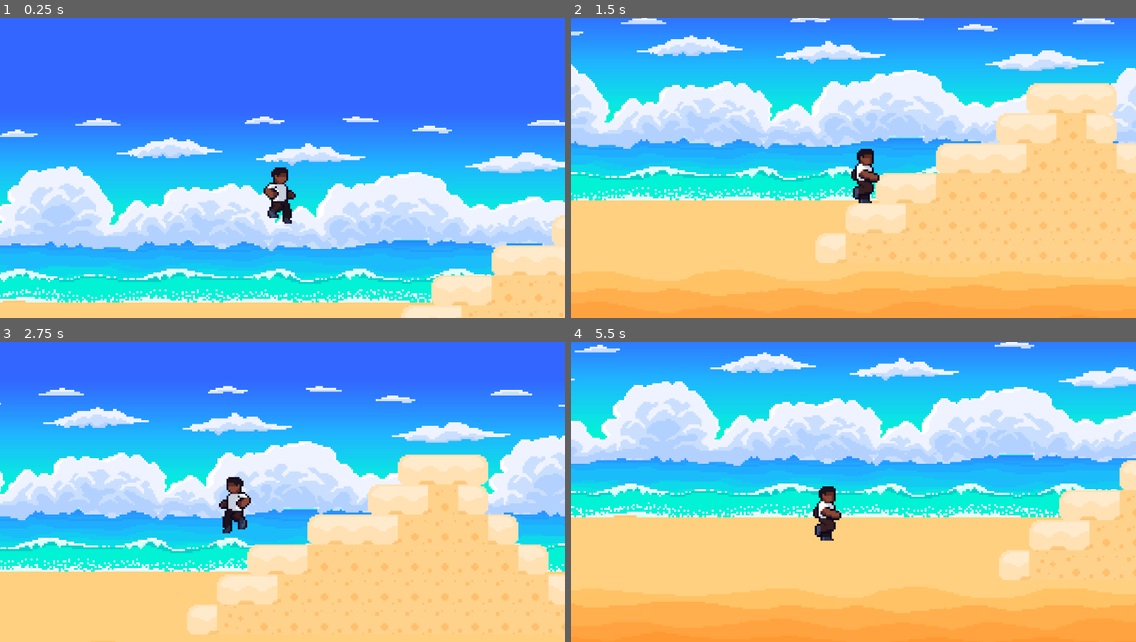
Above: before the commit, frames 1-4 (two rows, left to right).
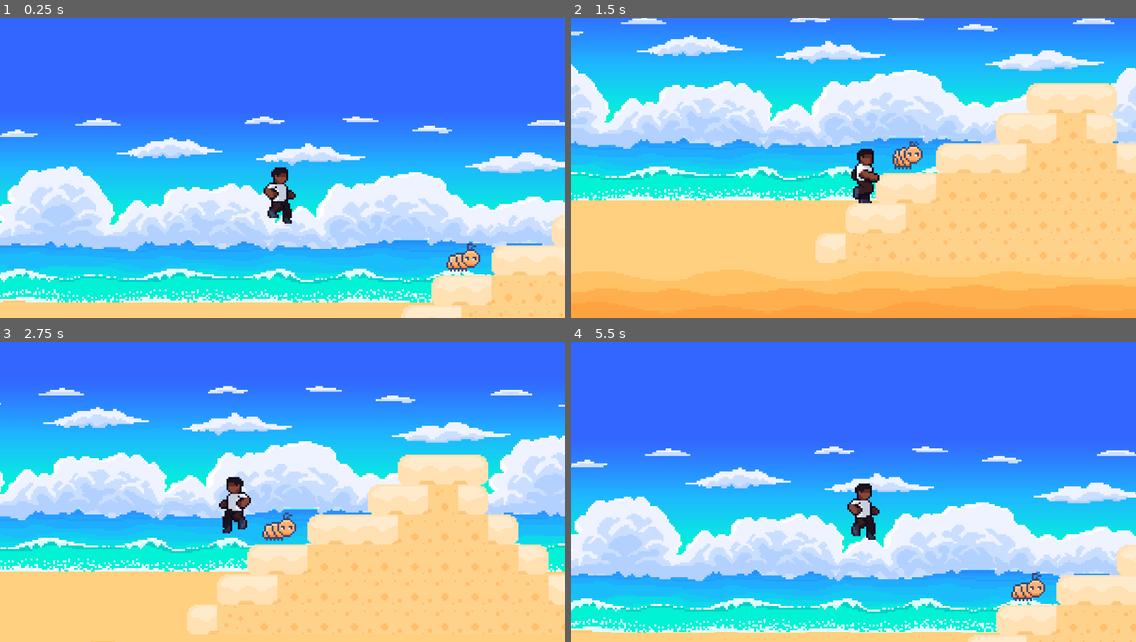
Above: after the commit, the same moments.

Repository: andrewfunston/GameOff2025-Waves
Game: Godot game, scene res://Stages/Test/TestLevel.tscn
Two runs of this game, one before a commit and one after it. Both use one fixed random seed, a clock stepped at 60 frames per second and the inputs below.
Inputs:
- Up to frame 1 (0.25 s): no input
- Up to frame 2 (1.5 s): tap Enter (ui_accept) at 0.5, 0.77 s; hold Right (ui_right) from 0.53 s (still down)
- Up to frame 3 (2.75 s): tap Enter (ui_accept) at 1.52 s; release Right (ui_right) at 2.03 s; hold Left (ui_left) from 2.03 s (still down)
- Up to frame 4 (5.5 s): release Left (ui_left) at 2.78 s; hold Right (ui_right) 2.78-4.28 s; tap Enter (ui_accept) at 3.02, 3.77, 4.52 s; hold Left (ui_left) 4.28-5.03 s; hold Right (ui_right) from 5.03 s (still down)

The runs differ from the first frame. In frame 1, 0.3% of the frame differs, in the area x 79-85%, y 75-85%; in frame 2, 0.3%; in frame 3, 0.3%; in frame 4, 98%, in the area x 0-100%, y 0-100%.

Commit message:
push da changes

Diff:
--- a/the-king-and-his-wave/Entities/Player/Player.tscn
+++ b/the-king-and-his-wave/Entities/Player/Player.tscn
@@ -291,6 +291,5 @@
 autoplay = "idle"
 
 [node name="CollisionShape2D" type="CollisionShape2D" parent="."]
-visible = false
 position = Vector2(-0.5, 3)
 shape = SubResource("RectangleShape2D_ww0jn")
--- a/the-king-and-his-wave/Entities/Player/player.gd
+++ b/the-king-and-his-wave/Entities/Player/player.gd
@@ -18,7 +18,7 @@
 		startFall()
 
 func _physics_process(delta):
-	print(str(velocity) + " " + str(position))
+	#print(str(velocity) + " " + str(position))
 
 	var direction = Input.get_axis("ui_left", "ui_right")
 
--- a/the-king-and-his-wave/Menu/main_menu.tscn
+++ b/the-king-and-his-wave/Menu/main_menu.tscn
@@ -1,10 +1,7 @@
-[gd_scene load_steps=5 format=3 uid="uid://m7xnpvr63vxj"]
+[gd_scene load_steps=4 format=3 uid="uid://m7xnpvr63vxj"]
 
 [ext_resource type="Script" uid="uid://catgv3fuisvvm" path="res://Menu/main_menu.gd" id="1_ci1se"]
-[ext_resource type="Texture2D" uid="uid://de446hqr7brjd" path="res://menu splash.png" id="1_sla5p"]
-
-[sub_resource type="StyleBoxTexture" id="StyleBoxTexture_sla5p"]
-texture = ExtResource("1_sla5p")
+[ext_resource type="Texture2D" uid="uid://hc4q8ft4scty" path="res://Menu/Drawing.jpg" id="2_dtkyu"]
 
 [sub_resource type="StyleBoxFlat" id="StyleBoxFlat_ci1se"]
 bg_color = Color(0.05452867, 0.680871, 0.7171886, 1)
@@ -22,14 +19,16 @@
 grow_vertical = 2
 script = ExtResource("1_ci1se")
 
-[node name="Panel" type="Panel" parent="."]
-layout_mode = 1
-anchors_preset = 15
-anchor_right = 1.0
-anchor_bottom = 1.0
-grow_horizontal = 2
-grow_vertical = 2
-theme_override_styles/panel = SubResource("StyleBoxTexture_sla5p")
+[node name="ColorRect" type="ColorRect" parent="."]
+layout_mode = 0
+offset_right = 298.0
+offset_bottom = 162.0
+
+[node name="Sprite2D" type="Sprite2D" parent="."]
+scale = Vector2(0.12, 0.12)
+texture = ExtResource("2_dtkyu")
+centered = false
+offset = Vector2(151.09, -160)
 
 [node name="VBoxContainer" type="VBoxContainer" parent="."]
 layout_mode = 0
--- a/the-king-and-his-wave/Menu/titlemenu.tscn
+++ /dev/null
@@ -1,42 +0,0 @@
-[gd_scene load_steps=3 format=3 uid="uid://co32pp1wa7odv"]
-
-[ext_resource type="Texture2D" uid="uid://de446hqr7brjd" path="res://menu splash.png" id="1_p8ax7"]
-[ext_resource type="Script" uid="uid://byesncox1obmv" path="res://Menu/titlemenu.gd" id="1_rcpsi"]
-
-[node name="Control" type="Control"]
-layout_mode = 3
-anchors_preset = 15
-anchor_right = 1.0
-anchor_bottom = 1.0
-grow_horizontal = 2
-grow_vertical = 2
-script = ExtResource("1_rcpsi")
-
-[node name="TextureRect" type="TextureRect" parent="."]
-layout_mode = 0
-offset_right = 40.0
-offset_bottom = 40.0
-texture = ExtResource("1_p8ax7")
-
-[node name="CenterContainer" type="CenterContainer" parent="."]
-layout_mode = 0
-offset_left = 789.00006
-offset_top = 314.00003
-offset_right = 881.00006
-offset_bottom = 398.00003
-scale = Vector2(5, 5)
-
-[node name="VBoxContainer" type="VBoxContainer" parent="CenterContainer"]
-layout_mode = 2
-
-[node name="Play" type="Button" parent="CenterContainer/VBoxContainer"]
-unique_name_in_owner = true
-layout_mode = 2
-text = "Play"
-autowrap_trim_flags = 0
-
-[node name="Quit" type="Button" parent="CenterContainer/VBoxContainer"]
-unique_name_in_owner = true
-layout_mode = 2
-text = "Quit"
-autowrap_trim_flags = 0
--- a/the-king-and-his-wave/Scene/killzone.gd
+++ b/the-king-and-his-wave/Scene/killzone.gd
@@ -2,10 +2,9 @@
 
 @onready var timer = $Timer
 
-func _on_body_entered(body) -> void:
+func _on_body_entered(body):
 	print("dead")
 	timer.start()
 
-
 func _on_timer_timeout() -> void:
 	get_tree().reload_current_scene()
--- a/the-king-and-his-wave/Scene/killzone.tscn
+++ b/the-king-and-his-wave/Scene/killzone.tscn
@@ -7,3 +7,6 @@
 script = ExtResource("1_d0lq1")
 
 [node name="Timer" type="Timer" parent="."]
+
+[connection signal="body_entered" from="." to="." method="_on_body_entered"]
+[connection signal="timeout" from="Timer" to="." method="_on_timer_timeout"]
--- a/the-king-and-his-wave/Scene/sandbug.tscn
+++ b/the-king-and-his-wave/Scene/sandbug.tscn
@@ -48,9 +48,10 @@
 sprite_frames = SubResource("SpriteFrames_70a3x")
 animation = &"new_animation"
 autoplay = "new_animation"
-frame_progress = 0.6699476
+frame_progress = 0.022793509
 
 [node name="Killzone" parent="." instance=ExtResource("2_rsdpc")]
+collision_mask = 1
 
 [node name="CollisionShape2D" type="CollisionShape2D" parent="Killzone"]
 position = Vector2(0.5, 19)
--- a/the-king-and-his-wave/Stages/Test/TestLevel.tscn
+++ b/the-king-and-his-wave/Stages/Test/TestLevel.tscn
@@ -41,4 +41,4 @@
 [node name="OceanBackground" parent="." instance=ExtResource("4_ky2y5")]
 
 [node name="Sandbug" parent="." instance=ExtResource("6_sou5k")]
-position = Vector2(439, 150)
+position = Vector2(241, 118)
Binary file removed: the-king-and-his-wave/Menu/stasrt.png
Not shown, removed: the-king-and-his-wave/Menu/stasrt.png.import
